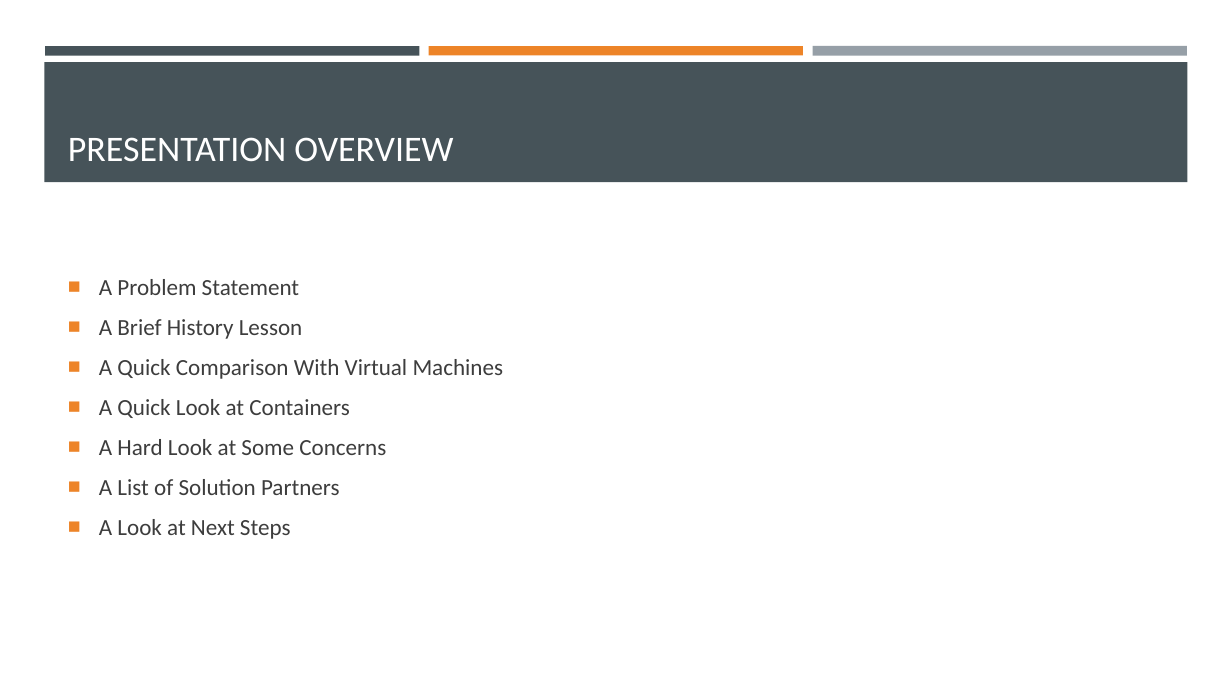
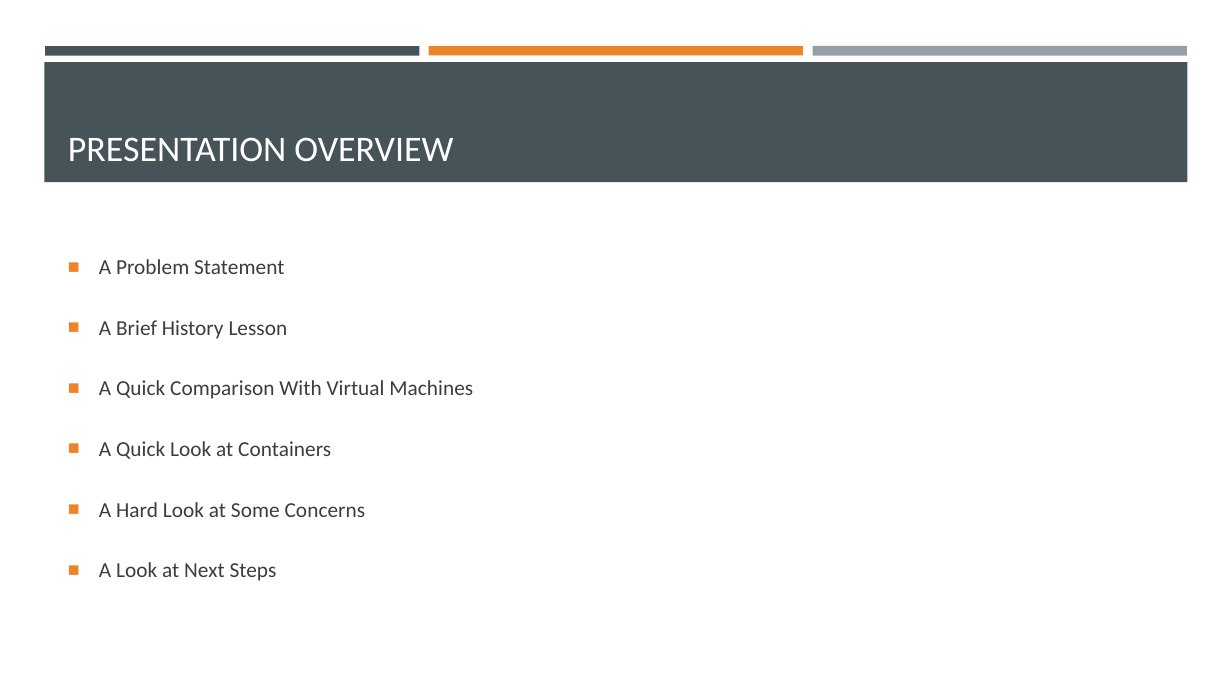
Before and after one commit to EnterpriseProductsLP/introduction-to-docker, a slide deck: slide 3 of presentation/presentation.pptx. Drawn at 1232x693 pixels with LibreOffice and Linux fonts; fonts in the diff are those of the drawing. Boxes give left, top, right and bottom in pixels: in the first picture for what was removed or moved away, otherwise in the second. Text is boxed around its words. In the diff, an @@ line names an element or a change of style, - is before the commit and + after.

Commit message:
Finished with concerns.

```diff
--- a/presentation/presentation.pptx
+++ b/presentation/presentation.pptx
@@ text "A Problem Statement" at <box>99,259,473,581</box>: size 18 to 16.6 pt; line spacing 1 to 1.9 @@
@@ text at <box>99,479,340,495</box>: paragraph removed @@
-■ A List of Solution Partners
```
Also in this commit, not shown: 6 other slides changed, 5 slides added.
